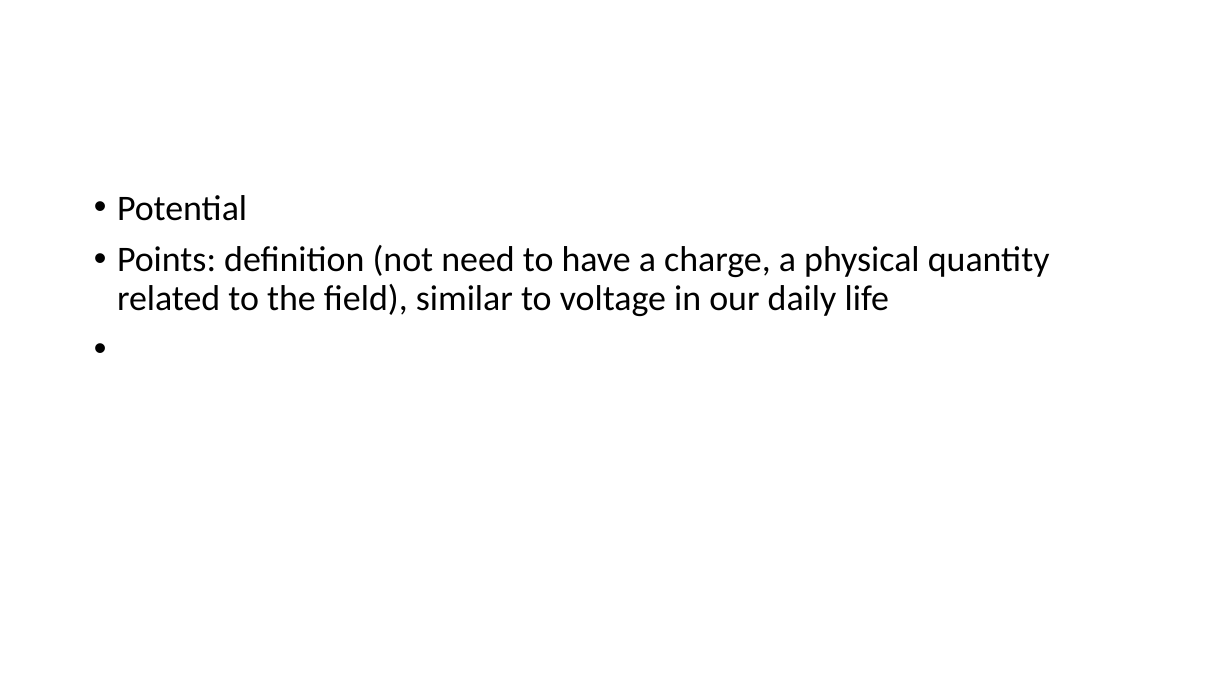
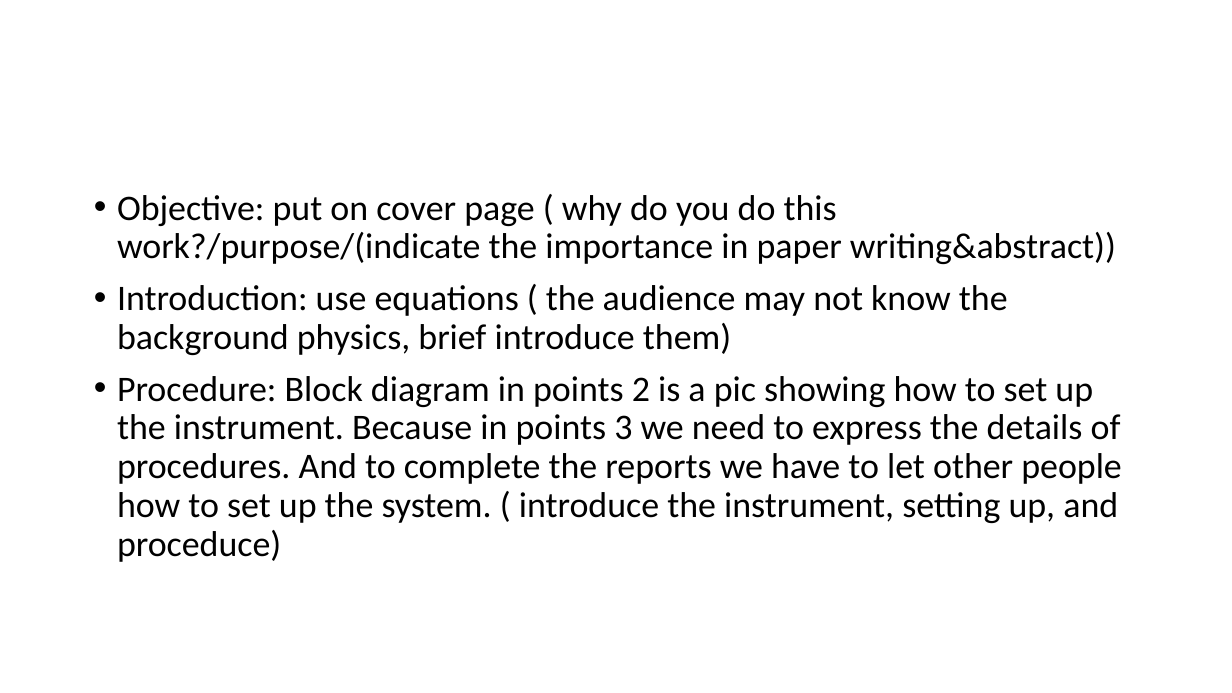
Before and after one commit to UML-Ionosphere-Plasmasphere-Modeling/Coupling-Model, a slide deck: slide 8 of Computational-books&papers/private/TA.pptx (slide 9 before the commit). Drawn at 1232x693 pixels with LibreOffice and Linux fonts; fonts in the diff are those of the drawing. Boxes give left, top, right and bottom in pixels: in the first picture for what was removed or moved away, otherwise in the second. Text is boxed around its words. In the diff, an @@ line names an element or a change of style, - is before the commit and + after.

```diff
--- a/Computational-books&papers/private/TA.pptx
+++ b/Computational-books&papers/private/TA.pptx
@@ text at [117, 195, 1122, 562]: text changed @@
-• Potential
-• Points: definition (not need to have a charge, a physical quantity related to the field), similar to voltage in our daily life
+• Objective: put on cover page ( why do you do this work?/purpose/(indicate the importance in paper writing&abstract))
+• Introduction: use equations ( the audience may not know the background physics, brief introduce them)
+• Procedure: Block diagram in points 2 is a pic showing how to set up the instrument. Because in points 3 we need to express the details of procedures. And to complete the reports we have to let other people how to set up the system. ( introduce the instrument, setting up, and proceduce)
```
Also in this commit, not shown: 3 other slides changed, 1 slide added, 1 slide removed.
